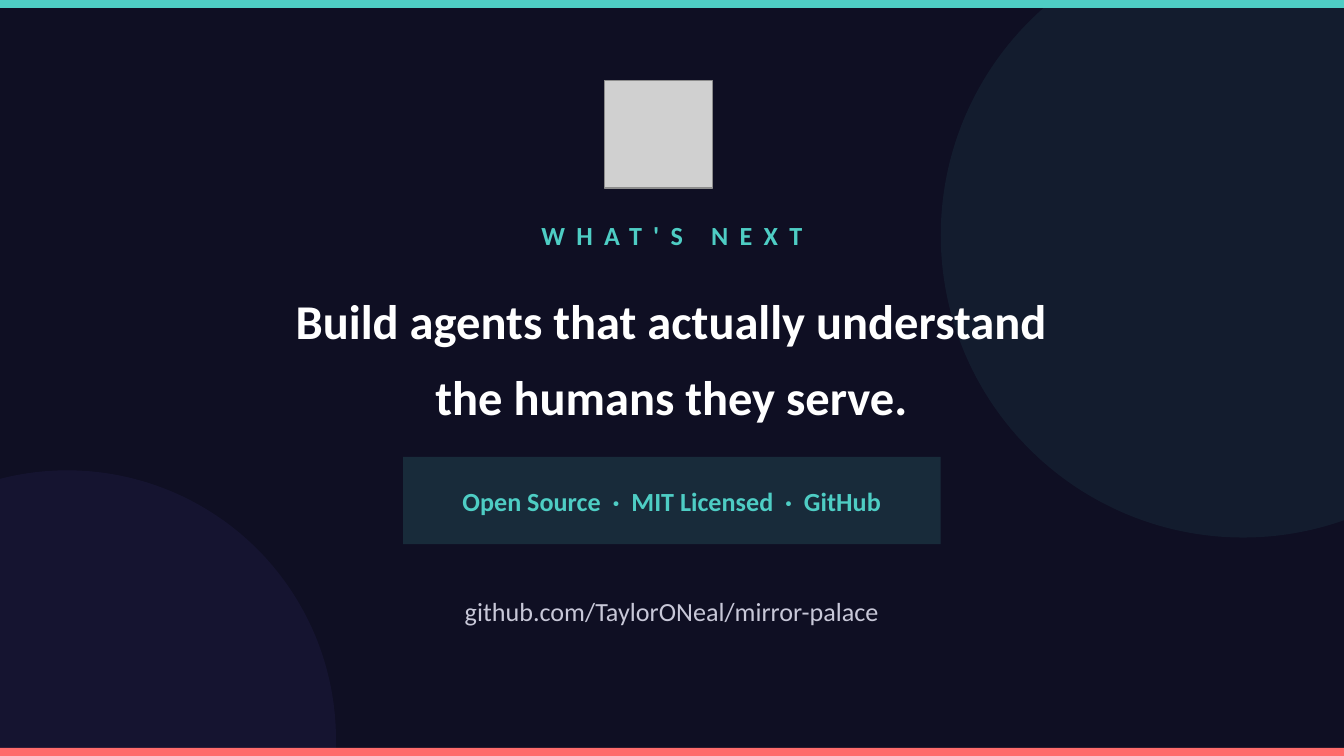
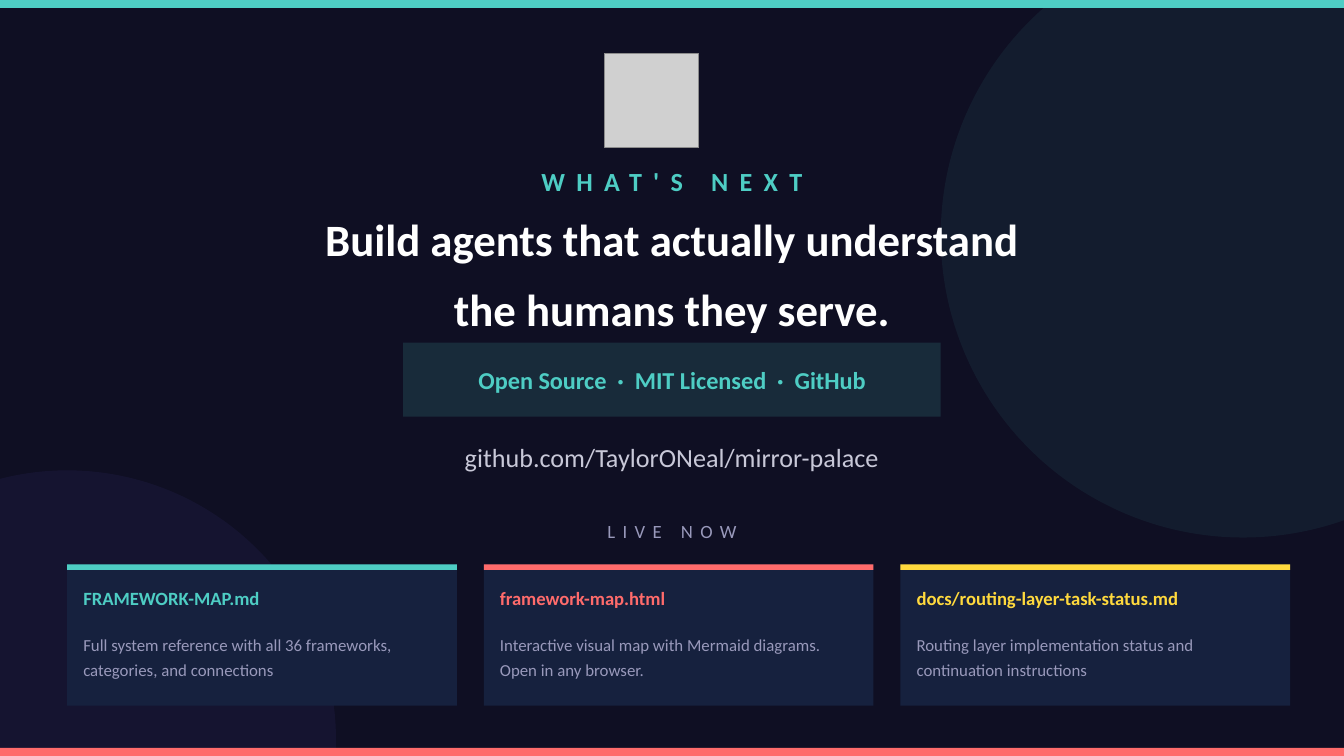
Before and after one commit to TaylorONeal/mirror-palace, a slide deck: slide 20 of mirror-palace-keynote.pptx. Drawn at 1344x756 pixels with LibreOffice and Linux fonts; fonts in the diff are those of the drawing; grey boxes stand for pictures. Boxes give left, top, right and bottom in pixels: in the first picture for what was removed or moved away, otherwise in the second. Text is boxed around its words. In the diff, an @@ line names an element or a change of style, - is before the commit and + after.

```diff
--- a/mirror-palace-keynote.pptx
+++ b/mirror-palace-keynote.pptx
@@ picture: place and size @@
-picture at <box>605,81,712,188</box>
+picture at <box>605,54,699,148</box>
@@ text "WHAT'S NEXT": place and size @@
-text "WHAT'S NEXT" at <box>671,228,683,245</box>
+text "WHAT'S NEXT" at <box>671,174,683,191</box>
@@ text "Build agents that actually understand": place and size @@
-text "Build agents that actually understand" at <box>296,305,1046,423</box>
+text "Build agents that actually understand" at <box>325,224,1019,333</box>
@@ text "Build agents that actually understand" at <box>325,224,1019,333</box>: size 26 to 24 pt @@
@@ text "Open Source · MIT Licensed ...": place and size @@
-text "Open Source · MIT Licensed ..." at <box>462,492,881,515</box>
+text "Open Source · MIT Licensed ..." at <box>478,372,866,393</box>
@@ text "Open Source · MIT Licensed ..." at <box>478,372,866,393</box>: size 14 to 13 pt @@
@@ rectangle: place and size @@
-rectangle at <box>403,457,941,544</box>
+rectangle at <box>403,343,941,417</box>
@@ text "github.com/TaylorONeal/mirror-palace": place and size @@
-text "github.com/TaylorONeal/mirror-palace" at <box>465,603,879,626</box>
+text "github.com/TaylorONeal/mirror-palace" at <box>465,449,879,472</box>
@@ text added at <box>681,526,737,538</box>, 10 pt, text #9999BB @@
+LIVE NOW
@@ rectangle added at <box>67,564,457,706</box>, fill #16213E @@
@@ rectangle added at <box>67,564,457,570</box>, fill #4ECDC4 @@
@@ rectangle added at <box>484,564,874,706</box>, fill #16213E @@
@@ rectangle added at <box>484,564,874,570</box>, fill #FF6B6B @@
@@ rectangle added at <box>900,564,1290,706</box>, fill #16213E @@
@@ rectangle added at <box>900,564,1290,570</box>, fill #FFD93D @@
@@ text added at <box>83,592,259,605</box>, 10 pt, text #4ECDC4, bold @@
+FRAMEWORK-MAP.md
@@ text added at <box>500,592,665,608</box>, 10 pt, text #FF6B6B, bold @@
+framework-map.html
@@ text added at <box>917,592,1179,608</box>, 10 pt, text #FFD93D, bold @@
+docs/routing-layer-task-status.md
@@ text added at <box>83,639,391,679</box>, 9 pt, text #9999BB @@
+Full system reference with all 36 frameworks, categories, and connections
@@ text added at <box>500,639,820,679</box>, 9 pt, text #9999BB @@
+Interactive visual map with Mermaid diagrams. Open in any browser.
@@ text added at <box>917,639,1193,676</box>, 9 pt, text #9999BB @@
+Routing layer implementation status and continuation instructions
```
Also in this commit, not shown: 1 other file.
